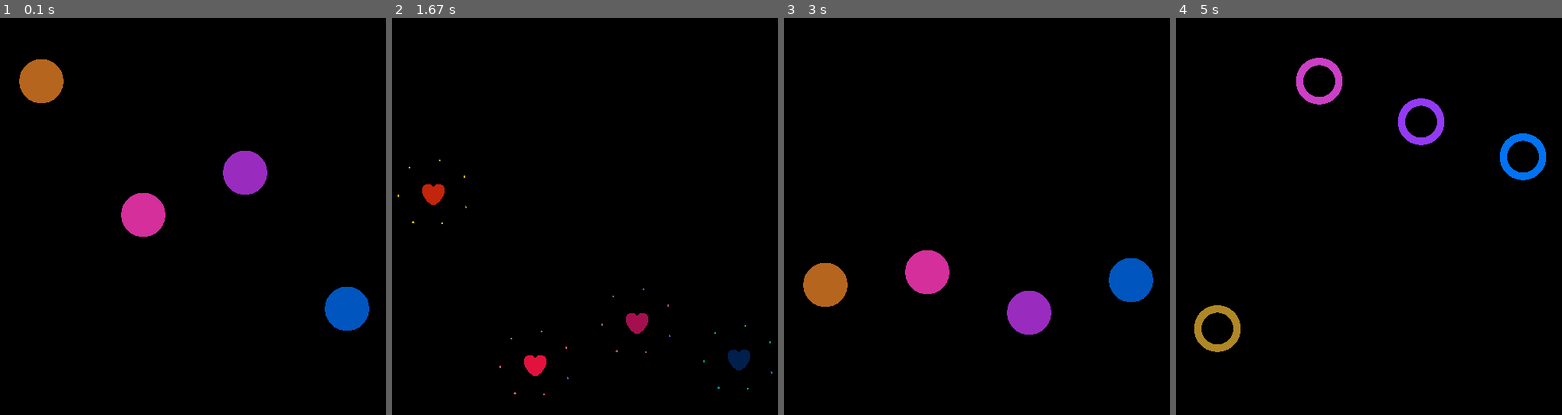
Above: before the commit, frames 1-4 (left to right).
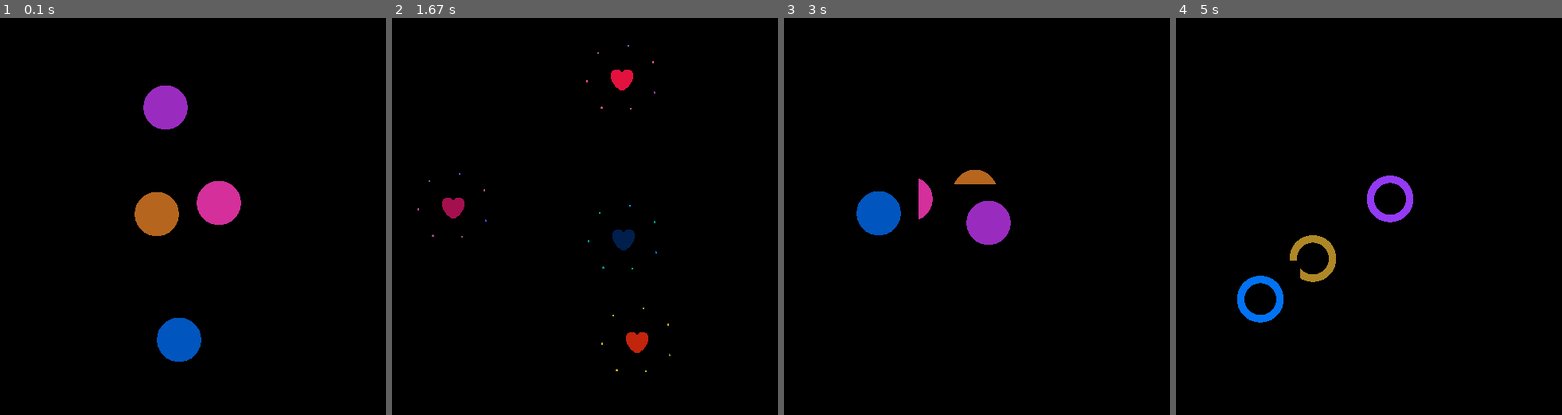
Above: after the commit, the same moments.

Repository: Organization5762/heart
Game: pygame game, started from heart/display/loop.py
The game is run twice, just before and just after one commit, with the same random seed, the same clock (stepped at 60 frames per second) and the same inputs.
Inputs:
- Up to frame 1 (0.1 s): no input
- Up to frame 2 (1.67 s): no input
- Up to frame 3 (3 s): no input
- Up to frame 4 (5 s): no input

The runs differ from the first frame. In frame 1, 7.4% of the frame differs, in the area x 4-96%, y 10-87%; in frame 2, 2.0%; in frame 3, 6.6%; in frame 4, 4.1%.

Commit message:
more movements

Diff:
--- a/heart/assets/loader.py
+++ b/heart/assets/loader.py
@@ -30,26 +30,21 @@
     def __init__(self, filename):
         self.sheet = pygame.image.load(filename).convert()
 
-    def image_at(self, rectangle, colorkey = None):
-        "Loads image from x,y,x+offset,y+offset"
+    def image_at(self, rectangle):
         rect = pygame.Rect(rectangle)
-        image = pygame.Surface(rect.size)
+        image = pygame.Surface(rect.size, pygame.SRCALPHA)
         image.blit(self.sheet, (0, 0), rect)
-        if colorkey is not None:
-            if colorkey is -1:
-                colorkey = image.get_at((0,0))
-            image.set_colorkey(colorkey, pygame.RLEACCEL)
         return image
 
-    def images_at(self, rects, colorkey = None):
+    def images_at(self, rects):
         "Loads multiple images, supply a list of coordinates"
-        return [self.image_at(rect, colorkey) for rect in rects]
+        return [self.image_at(rect) for rect in rects]
 
-    def load_strip(self, rect, image_count, colorkey = None):
+    def load_strip(self, rect, image_count):
         "Loads a strip of images and returns them as a list"
         tups = [(rect[0]+rect[2]*x, rect[1], rect[2], rect[3])
                 for x in range(image_count)]
-        return self.images_at(tups, colorkey)
+        return self.images_at(tups)
 
 class Animation:
     def __init__(self, file_path: str, width: int) -> None:
--- /dev/null
+++ b/heart/display/movement/__init__.py
@@ -0,0 +1,146 @@
+import math
+import random
+
+
+class ObjectLocation:
+    def __init__(self) -> None:
+        self.current_location = (0, 0)
+
+        self.is_initialized = False
+
+    def _initialize(self, window) -> None:
+        self.current_location = (random.randint(0, window.get_width()), random.randint(0, window.get_height()))
+
+        self.is_initialized = True
+
+    def right(self, x: int) -> None:
+        return self.move_x(x)
+
+    def left(self, x: int) -> None:
+        return self.move_x(-x)
+
+    def up(self, y: int) -> None:
+        return self.move_y(-y)
+
+    def down(self, y: int) -> None:
+        return self.move_y(y)
+
+    def move_x(self, x: int) -> None:
+        self.current_location = (self.current_location[0] + x, self.current_location[1])
+
+    def move_y(self, y: int) -> None:
+        self.current_location = (self.current_location[0], self.current_location[1] + y)
+
+    def get_y(self) -> int:
+        return self.current_location[1]
+
+    def get_x(self) -> int:
+        return self.current_location[0]
+
+    def process(self, surface, window, clock):
+        if not self.is_initialized:
+            self._initialize(window)
+
+        window.blit(surface, self.current_location)
+
+class UpAndDown:
+    def __init__(self) -> None:
+        self.moving_direction = 1
+        self.location = ObjectLocation()
+
+    def process(self, surface, window, clock, reference_objects) -> None:
+        if self.location.get_y() >= (window.get_height() - 100):
+            self.moving_direction = -1
+        elif self.location.get_y() <= 0:
+            self.moving_direction = 1
+
+        self.location.move_y(1 * self.moving_direction)
+        self.location.process(surface, window, clock)
+
+class SideToSide:
+    def __init__(self) -> None:
+        self.moving_direction = 1
+        self.location = ObjectLocation()
+
+    def process(self, surface, window, clock, reference_objects) -> None:
+        if self.location.get_x() >= (window.get_width() - 100):
+            self.moving_direction = -1
+        elif self.location.get_x() <= 0:
+            self.moving_direction = 1
+
+        self.location.move_x(1 * self.moving_direction)
+        self.location.process(surface, window, clock)
+
+class Orbit:
+    def __init__(self) -> None:
+        self.angle = 0
+        self.radius = 100
+        # Eh this is just for demo but it helps
+        self.center = (random.randint(100, 300), random.randint(100, 300))
+        self.location = ObjectLocation()
+
+    def process(self, surface, window, clock, reference_objects: list[ObjectLocation]) -> None:
+        self.angle += 0.01  # Adjust this value to change the speed of the orbit
+        if self.angle >= 2 * math.pi:
+            self.angle = 0
+
+        x = self.center[0] + self.radius * math.cos(self.angle)
+        y = self.center[1] + self.radius * math.sin(self.angle)
+
+        # Calculate the difference between the new position and the current position
+        dx = x - self.location.get_x()
+        dy = y - self.location.get_y()
+
+        # Use the move_x and move_y functions to update the location
+        self.location.move_x(dx)
+        self.location.move_y(dy)
+
+        self.location.process(surface, window, clock)
+
+import math
+import random
+
+class ChaoticOrbit:
+    def __init__(self) -> None:
+        self.angle = random.uniform(0, 2 * math.pi)
+        self.radius = 100
+        self.center = (random.randint(100, 300), random.randint(100, 300))
+        self.location = ObjectLocation()
+        self.speed = 1
+        self.interaction_range = 100
+        self.repulsion_range = 50  # Range for repulsion, smaller than interaction range
+        self.interaction_strength = 0.05
+        self.repulsion_strength = 0.5  # Strength of the repulsion force
+        self.inertia = 0.1  # Inertia factor to smooth out changes in acceleration
+
+    def process(self, surface, window, clock, reference_objects: list[ObjectLocation]) -> None:
+        # Update position based on current angle and speed
+        self.angle += self.speed * 0.05
+        x = self.center[0] + self.radius * math.cos(self.angle)
+        y = self.center[1] + self.radius * math.sin(self.angle)
+        self.location.current_location = (x, y)
+
+        # Interact with other objects
+        new_angle = self.angle
+        for ref_obj in reference_objects:
+            if ref_obj != self.location:
+                dx = ref_obj.get_x() - self.location.get_x()
+                dy = ref_obj.get_y() - self.location.get_y()
+                distance = math.sqrt(dx**2 + dy**2)
+
+                if distance < self.repulsion_range:  # Repulsion condition
+                    angle_to_other = math.atan2(dy, dx)
+                    new_angle -= self.repulsion_strength * math.sin(self.angle - angle_to_other)
+
+                elif distance < self.interaction_range:  # Attraction condition
+                    angle_to_other = math.atan2(dy, dx)
+                    new_angle += self.interaction_strength * math.sin(angle_to_other - self.angle)
+
+        # Smooth out the angle change using inertia
+        self.angle += (new_angle - self.angle) * self.inertia
+
+        # Ensure the angle stays within the range [0, 2*pi]
+        self.angle %= 2 * math.pi
+
+        # Update the location on the window
+        self.location.process(surface, window, clock)
--- a/heart/display/renderers/heart_rate.py
+++ b/heart/display/renderers/heart_rate.py
@@ -2,7 +2,10 @@
 from dataclasses import dataclass
 import math
 import random
+from shutil import move
 from heart.assets.loader import Loader
+from heart.display import movement
+from heart.display.movement import ChaoticOrbit, Orbit, UpAndDown
 from heart.display.renderers import BaseRenderer, heart
 import pygame
 
@@ -10,75 +13,48 @@
 class HeartRateState:
     bpm: int
     color: tuple[int, int, int]
-    location: tuple[int, int]
     moving_direction: int = 1
 
-class HeartRateUnit():
-    def __init__(self, state: HeartRateState) -> None:
+class HeartRateUnit(BaseRenderer):
+    def __init__(self, state: HeartRateState, movement) -> None:
         self.state = state
 
         self.animation = Loader.load_animation("web_heart_animation.png")
+        self.movement = movement
 
-    def render(self, window, clock) -> None:
+    def process(self, window, clock, reference_objects) -> None:
         image = self.animation.step(window, clock)
         image.fill(self.state.color, special_flags=pygame.BLEND_MULT)
+        self.movement.process(image, window, clock, reference_objects)
         return image
-
-    def move(self, delta: tuple[int, int]) -> None:
-        self.state.location = (
-            self.state.location[0] + delta[0],
-            self.state.location[1] + delta[1] * self.state.moving_direction
-        )
 
 class HeartRate(BaseRenderer):
     def __init__(self) -> None:
         self.initialized = False
+        self.heart_rate = None
 
     def _initialize(self, window) -> None:
         heart_rates = [
             HeartRateState(
                 bpm=100,
                 color=(219, 242, 39),
-                location=(
-                    random.randint(0, window.get_width() - 50 - 1),
-                    random.randint(0, window.get_height() - 100 - 1)
-                )
             ),
             HeartRateState(
                 bpm=200,
                 color=(255, 113, 206),
-                location=(
-                    random.randint(0, window.get_width() - 50 - 1),
-                    random.randint(0, window.get_height() - 100 - 1)
-                )
             ),
             HeartRateState(
                 bpm=200,
                 color=(185, 103, 255),
-                location=(
-                    random.randint(0, window.get_width() - 50 - 1),
-                    random.randint(0, window.get_height() - 100 - 1)
-                )
             ),
             HeartRateState(
                 bpm=50,
                 color=(1, 205, 254),
-                location=(
-                    random.randint(0, window.get_width() - 50 - 1),
-                    random.randint(0, window.get_height() - 100 - 1)
-                )
             ),
         ]
 
-        # Equally spaced X locations
-        for i, state in enumerate(heart_rates):
-            state.location = (
-                ((window.get_width() / len(heart_rates)) * i) + 25,
-                state.location[1]
-            )
-
         self.heart_rates = [
-            HeartRateUnit(state) for state in heart_rates
+            HeartRateUnit(state, ChaoticOrbit()) for state in heart_rates
         ]
 
         self.initialized = True
@@ -87,16 +63,11 @@
         if not self.initialized:
             self._initialize(window)
 
+        locations = [
+            x.movement.location for x in self.heart_rates
+        ]
         for _, heart_rate in enumerate(self.heart_rates):
-            # TODO: Could also do waterfall?
-            image = heart_rate.render(window, clock)
-            if heart_rate.state.location[1] >= (window.get_height() - 100):
-                heart_rate.state.moving_direction = -1
-            elif heart_rate.state.location[1] <= 0:
-                heart_rate.state.moving_direction = 1
-
-
-
-            heart_rate.move((0, random.choices([1, 2], [200 - heart_rate.state.bpm, heart_rate.state.bpm], k=1)[0]))
-
-            window.blit(image, heart_rate.state.location)
+            # Exclude self from locations
+            l = locations.copy()
+            l.remove(heart_rate.movement.location)
+            heart_rate.process(window, clock, l)
